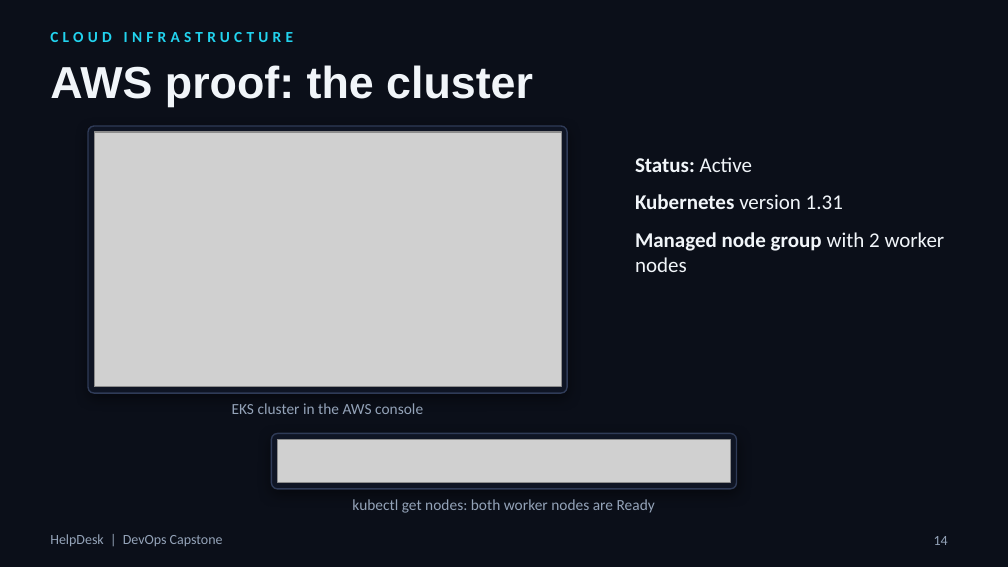
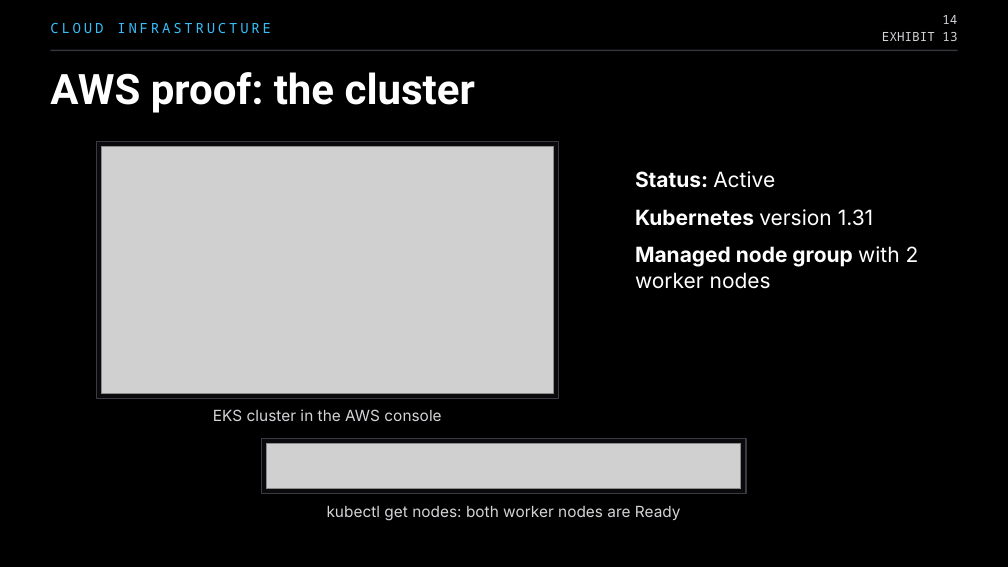
Before and after one commit to parthtaneja0001/helpdesk-devops-capstone, a slide deck: slide 14 of docs/HelpDesk-DevOps-Capstone.pptx. Drawn at 1008x567 pixels with LibreOffice and Linux fonts; fonts in the diff are those of the drawing; grey boxes stand for pictures; background and template pictures are left out. Boxes give left, top, right and bottom in pixels: in the first picture for what was removed or moved away, otherwise in the second. Text is boxed around its words. In the diff, an @@ line names an element or a change of style, - is before the commit and + after.

Commit message:
docs: restyle presentation in a black Swapline-style theme with Space Grotesk, Inter and JetBrains Mono

```diff
--- a/docs/HelpDesk-DevOps-Capstone.pptx
+++ b/docs/HelpDesk-DevOps-Capstone.pptx
@@ background picture (left out) to #000000 @@
@@ text "CLOUD INFRASTRUCTURE": place and size @@
-text "CLOUD INFRASTRUCTURE" at (50,32,293,42)
+text "CLOUD INFRASTRUCTURE" at (50,23,271,33)
@@ text "CLOUD INFRASTRUCTURE" at (50,23,271,33): size 11 to 10 pt, font Calibri to Noto Sans Mono, text colour #22D3EE to #38BDF8, letter spacing 3 to 2 pt, bold off @@
@@ text "14": place and size @@
-text "14" at (934,536,948,545)
+text "14" at (942,15,957,24)
@@ text "14" at (942,15,957,24): size 10 to 9 pt, font Calibri to Noto Sans Mono, text colour #94A3B8 to #D4D4D8; vertical alignment top to middle @@
@@ title "AWS proof: the cluster": place and size @@
-title "AWS proof: the cluster" at (50,65,533,107)
+title "AWS proof: the cluster" at (50,72,475,113)
@@ title "AWS proof: the cluster" at (50,72,475,113): size 32 to 30 pt, font Arial to Roboto, text colour #F1F5F9 to #FFFFFF @@
@@ line added from (50, 50) to (958, 50), #34343A 1 pt @@
@@ text added at (882,32,957,41), 9 pt, text #D4D4D8 @@
+EXHIBIT 13
@@ rounded rectangle removed at (88,126,566,393) @@
@@ rectangle added at (97,141,559,398), fill #0A0A0C, outline #3A3A42 0.75 pt @@
@@ picture: place and size @@
-picture at (94,132,560,387)
+picture at (102,146,554,393)
@@ text "Status: Active": place and size @@
-text "Status: Active" at (635,157,945,272)
+text "Status: Active" at (635,171,919,289)
@@ text "Status: Active" at (635,171,919,289): font Calibri to Inter, text colour #F1F5F9 to #FFFFFF; indent changed @@
@@ text "EKS cluster in the AWS ...": place and size @@
-text "EKS cluster in the AWS ..." at (232,403,423,414)
+text "EKS cluster in the AWS ..." at (213,409,441,421)
@@ text "EKS cluster in the AWS ..." at (213,409,441,421): font Calibri to Inter, text colour #94A3B8 to #D4D4D8 @@
@@ rectangle added at (262,438,746,494), fill #0A0A0C, outline #3A3A42 0.75 pt @@
@@ picture: place and size @@
-picture at (277,439,730,483)
+picture at (267,444,741,489)
@@ rounded rectangle removed at (271,433,736,489) @@
@@ text "kubectl get nodes: both worker ...": place and size @@
-text "kubectl get nodes: both worker ..." at (352,499,655,513)
+text "kubectl get nodes: both worker ..." at (327,506,681,521)
@@ text "kubectl get nodes: both worker ..." at (327,506,681,521): font Calibri to Inter, text colour #94A3B8 to #D4D4D8 @@
@@ text removed at (50,534,223,546) @@
-HelpDesk | DevOps Capstone
```
Also in this commit, not shown: 23 other slides changed, 1 other file.
